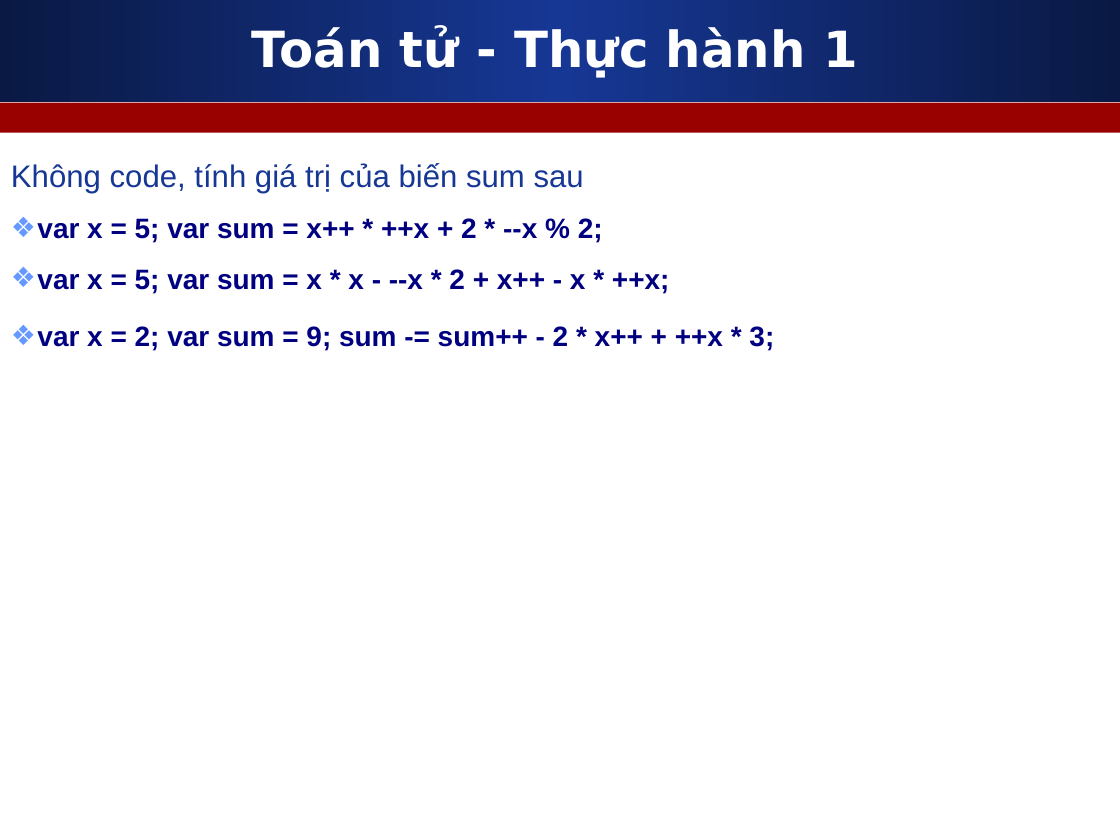
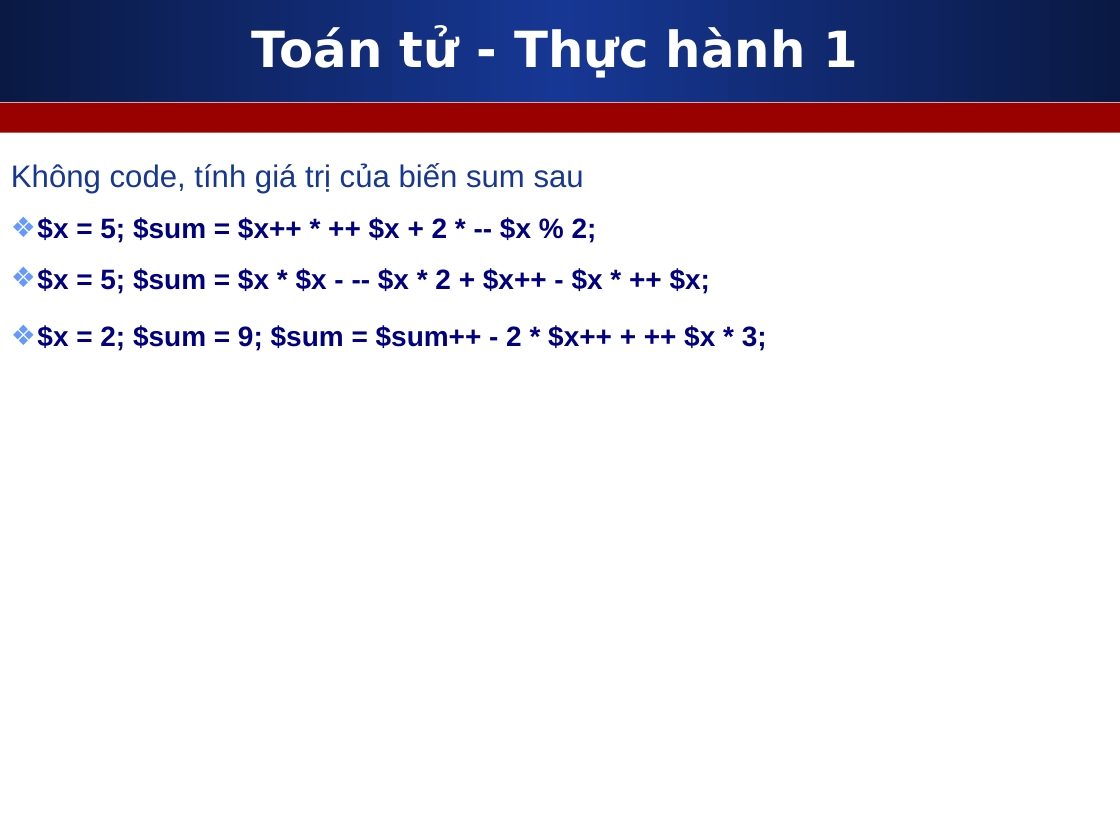
Before and after one commit to nguyenvietmanhit/php46, a slide deck: slide 8 of Day11_PHP_Operator_Condition_Loop/Slides/1_PHP_Basic_Operator_Condition_Loop.ppt. Drawn at 1120x840 pixels with LibreOffice and Linux fonts; fonts in the diff are those of the drawing. Boxes give left, top, right and bottom in pixels: in the first picture for what was removed or moved away, otherwise in the second. Text is boxed around its words. In the diff, an @@ line names an element or a change of style, - is before the commit and + after.

Commit message:
update

```diff
--- a/Day11_PHP_Operator_Condition_Loop/Slides/1_PHP_Basic_Operator_Condition_Loop.ppt
+++ b/Day11_PHP_Operator_Condition_Loop/Slides/1_PHP_Basic_Operator_Condition_Loop.ppt
@@ text at [37,217,767,351]: text changed @@
-❖ var x = 5; var sum = x++ * ++x + 2 * --x % 2;
-❖ var x = 5; var sum = x * x - --x * 2 + x++ - x * ++x;
-❖ var x = 2; var sum = 9; sum -= sum++ - 2 * x++ + ++x * 3;
+❖ $x = 5; $sum = $x++ * ++ $x + 2 * -- $x % 2;
+❖ $x = 5; $sum = $x * $x - -- $x * 2 + $x++ - $x * ++ $x;
+❖ $x = 2; $sum = 9; $sum = $sum++ - 2 * $x++ + ++ $x * 3;
```
